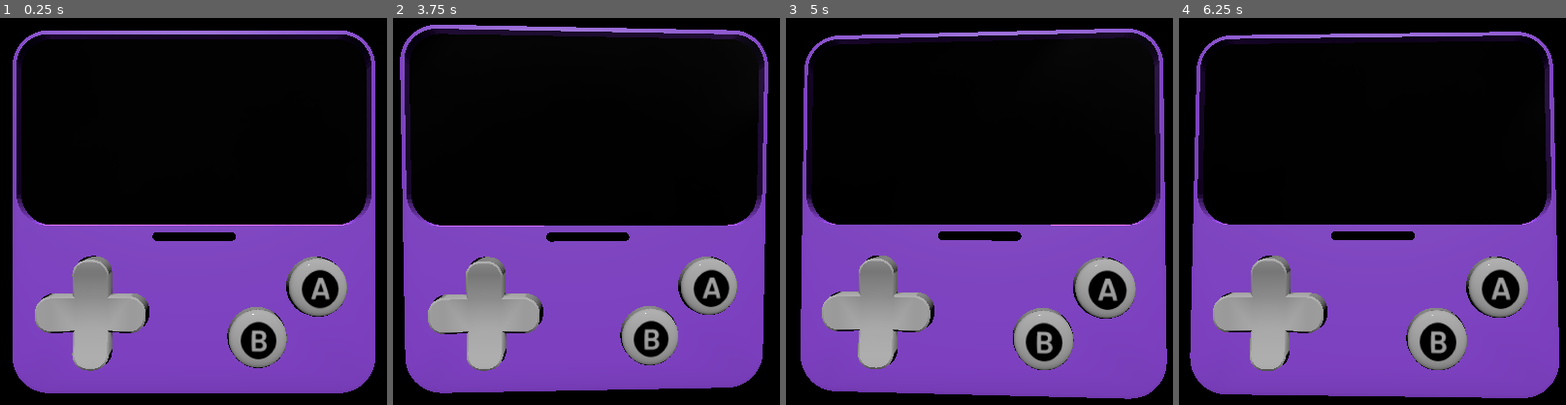
Above: before the commit, frames 1-4 (left to right).
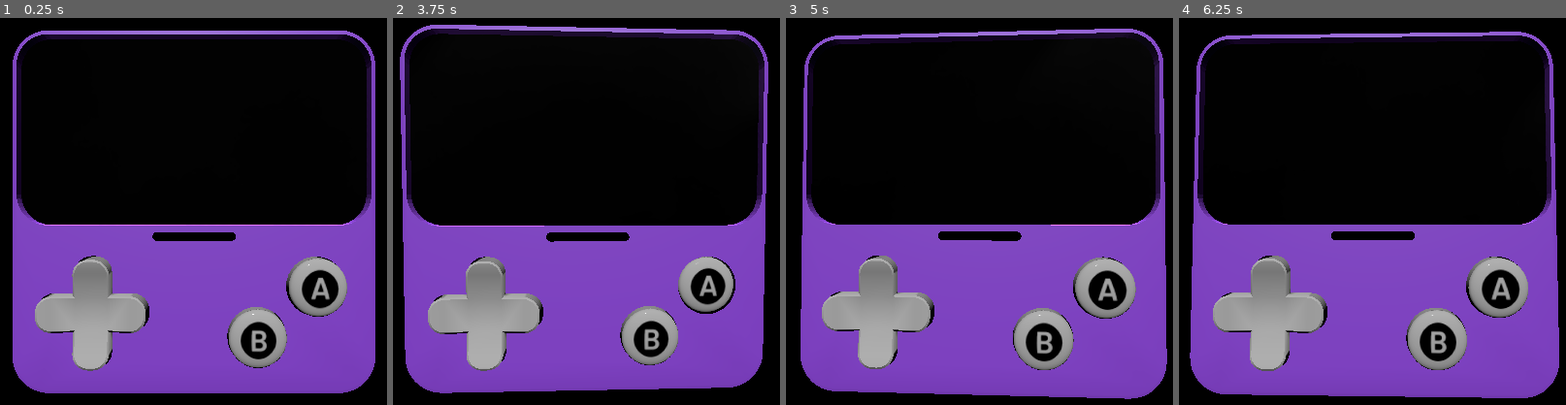
Above: after the commit, the same moments.

Repository: Tralexium/Webb-Chinko
Game: Godot game, scene res://Scenes/Game/game.tscn
Two runs of this game, one before a commit and one after it. Both use one fixed random seed, a clock stepped at 60 frames per second and the inputs below.
Inputs (mouse positions are in pixels of both pictures, inside the frame that each line leads up to):
- Up to frame 1 (0.25 s): no input
- Up to frame 2 (3.75 s): tap Enter at 0.5 s; move the mouse to (694, 188) at 0.52 s; click (694, 188) at 0.67 s; move the mouse to (489, 234) at 1.27 s; click (489, 234) at 1.42 s; move the mouse to (636, 107) at 2.02 s; click (636, 107) at 2.17 s; move the mouse to (563, 308) at 2.77 s; click (563, 308) at 2.92 s; move the mouse to (733, 285) at 3.52 s; click (733, 285) at 3.67 s
- Up to frame 3 (5 s): move the mouse to (836, 137) at 4.27 s; click (836, 137) at 4.42 s
- Up to frame 4 (6.25 s): move the mouse to (1399, 211) at 5.02 s; click (1399, 211) at 5.17 s; move the mouse to (1302, 91) at 5.77 s; click (1302, 91) at 5.92 s

The runs differ from the first frame. In frame 2, 0.8% of the frame differs, in the area x 73-89%, y 61-77%; in frame 3, less than 0.1%; in frame 4, less than 0.1%.

Commit message:
Made the A & B buttons clickable too

Diff:
--- a/Scenes/Game/webboy.gd
+++ b/Scenes/Game/webboy.gd
@@ -12,6 +12,8 @@
 
 @onready var animation_player: AnimationPlayer = $AnimationPlayer
 @onready var d_pad: MeshInstance3D = $DPad
+@onready var a_button: MeshInstance3D = $"A Button"
+@onready var b_button: MeshInstance3D = $"B Button"
 
 
 func _process(delta):
@@ -56,7 +58,7 @@
 
 	if event is InputEventMouseButton:
 		if event.pressed and event.button_index == MOUSE_BUTTON_LEFT:
-			animation_player.stop()
+			animation_player.stop(true)
 			if _angle >= 0.0 and _angle < 90.0:
 				animation_player.play("dpad_left")
 			elif _angle >= 90.0 and _angle < 180.0:
@@ -65,3 +67,29 @@
 				animation_player.play("dpad_right")
 			elif _angle >= 270.0 and _angle < 360.0:
 				animation_player.play("dpad_down")
+
+
+func _on_abutton_mouse_entered() -> void:
+	a_button.material_overlay.set_shader_parameter("outline_width", hover_outline_girth)
+
+func _on_abutton_mouse_exited() -> void:
+	a_button.material_overlay.set_shader_parameter("outline_width", 0.0)
+
+func _on_abutton_input_event(camera: Node, event: InputEvent, position: Vector3, normal: Vector3, shape_idx: int) -> void:
+	if event is InputEventMouseButton:
+		if event.pressed and event.button_index == MOUSE_BUTTON_LEFT:
+			animation_player.stop(true)
+			animation_player.play("a_button")
+
+
+func _on_bbutton_mouse_entered() -> void:
+	b_button.material_overlay.set_shader_parameter("outline_width", hover_outline_girth)
+
+func _on_bbutton_mouse_exited() -> void:
+	b_button.material_overlay.set_shader_parameter("outline_width", 0.0)
+
+func _on_bbutton_input_event(camera: Node, event: InputEvent, position: Vector3, normal: Vector3, shape_idx: int) -> void:
+	if event is InputEventMouseButton:
+		if event.pressed and event.button_index == MOUSE_BUTTON_LEFT:
+			animation_player.stop(true)
+			animation_player.play("b_button")
--- a/Scenes/Game/webboy.tscn
+++ b/Scenes/Game/webboy.tscn
@@ -31,6 +31,13 @@
 
 [sub_resource type="ConcavePolygonShape3D" id="ConcavePolygonShape3D_j86c8"]
 data = PackedVector3Array(-1.6594, 0.4111, 0.4111, -1.6594, -0.4112, -0.4112, -1.6594, 0.4111, -0.4112, -1.6594, 0.4111 …(49631 unchanged characters)…
+
+[sub_resource type="ShaderMaterial" id="ShaderMaterial_tddl7"]
+render_priority = 0
+shader = ExtResource("3_m5hls")
+shader_parameter/outline_color = Color(1, 0.721569, 0, 1)
+shader_parameter/outline_width = 0.0
+shader_parameter/constant_width = true
 
 [sub_resource type="StandardMaterial3D" id="StandardMaterial3D_geg6l"]
 cull_mode = 2
@@ -46,6 +53,13 @@
 
 [sub_resource type="ConcavePolygonShape3D" id="ConcavePolygonShape3D_24etq"]
 data = PackedVector3Array(0.0856, 0.5556, -0.8315, 0.1222, 0.7071, -0.6935, 0.0856, 0.7071, -0.7071, 0.0856, 0.5556, -0 …(43058 unchanged characters)…
+
+[sub_resource type="ShaderMaterial" id="ShaderMaterial_i8m3h"]
+render_priority = 0
+shader = ExtResource("3_m5hls")
+shader_parameter/outline_color = Color(1, 0.721569, 0, 1)
+shader_parameter/outline_width = 0.0
+shader_parameter/constant_width = true
 
 [sub_resource type="StandardMaterial3D" id="StandardMaterial3D_vp6n7"]
 cull_mode = 2
@@ -110,6 +124,30 @@
 "update": 0,
 "values": [Vector3(0, 0, 0)]
 }
+tracks/1/type = "value"
+tracks/1/imported = false
+tracks/1/enabled = true
+tracks/1/path = NodePath("A Button:position")
+tracks/1/interp = 1
+tracks/1/loop_wrap = true
+tracks/1/keys = {
+"times": PackedFloat32Array(0),
+"transitions": PackedFloat32Array(1),
+"update": 0,
+"values": [Vector3(0.124012, -0.40963, -0.669234)]
+}
+tracks/2/type = "value"
+tracks/2/imported = false
+tracks/2/enabled = true
+tracks/2/path = NodePath("B Button:position")
+tracks/2/interp = 1
+tracks/2/loop_wrap = true
+tracks/2/keys = {
+"times": PackedFloat32Array(0),
+"transitions": PackedFloat32Array(1),
+"update": 0,
+"values": [Vector3(0.124012, -0.685095, -0.344838)]
+}
 
 [sub_resource type="Animation" id="Animation_ah0go"]
 resource_name = "dpad_up"
@@ -157,11 +195,45 @@
 "transitions": PackedFloat32Array(0.5, 1),
 "update": 0,
 "values": [Vector3(0, 0, -0.349066), Vector3(0, 0, 0)]
+}
+
+[sub_resource type="Animation" id="Animation_vmiqf"]
+resource_name = "a_button"
+length = 0.3
+tracks/0/type = "value"
+tracks/0/imported = false
+tracks/0/enabled = true
+tracks/0/path = NodePath("A Button:position")
+tracks/0/interp = 1
+tracks/0/loop_wrap = true
+tracks/0/keys = {
+"times": PackedFloat32Array(0, 0.3),
+"transitions": PackedFloat32Array(0.5, 1),
+"update": 0,
+"values": [Vector3(0.06, -0.41, -0.669), Vector3(0.124012, -0.40963, -0.669234)]
+}
+
+[sub_resource type="Animation" id="Animation_snn3h"]
+resource_name = "b_button"
+length = 0.3
+tracks/0/type = "value"
+tracks/0/imported = false
+tracks/0/enabled = true
+tracks/0/path = NodePath("B Button:position")
+tracks/0/interp = 1
+tracks/0/loop_wrap = true
+tracks/0/keys = {
+"times": PackedFloat32Array(0, 0.3),
+"transitions": PackedFloat32Array(0.5, 1),
+"update": 0,
+"values": [Vector3(0.06, -0.685, -0.345), Vector3(0.124012, -0.685095, -0.344838)]
 }
 
 [sub_resource type="AnimationLibrary" id="AnimationLibrary_o56x0"]
 _data = {
 "RESET": SubResource("Animation_ymi8v"),
+"a_button": SubResource("Animation_vmiqf"),
+"b_button": SubResource("Animation_snn3h"),
 "dpad_down": SubResource("Animation_mxlt5"),
 "dpad_left": SubResource("Animation_6cref"),
 "dpad_right": SubResource("Animation_fosof"),
@@ -198,6 +270,7 @@
 shape = SubResource("ConcavePolygonShape3D_j86c8")
 
 [node name="A Button" parent="." index="3"]
+material_overlay = SubResource("ShaderMaterial_tddl7")
 surface_material_override/0 = SubResource("StandardMaterial3D_geg6l")
 
 [node name="Clickable" type="Area3D" parent="A Button" index="0"]
@@ -207,6 +280,7 @@
 shape = SubResource("ConcavePolygonShape3D_24etq")
 
 [node name="B Button" parent="." index="4"]
+material_overlay = SubResource("ShaderMaterial_i8m3h")
 surface_material_override/0 = SubResource("StandardMaterial3D_vp6n7")
 
 [node name="Clickable" type="Area3D" parent="B Button" index="0"]
@@ -232,3 +306,9 @@
 [connection signal="input_event" from="DPad/Clickable" to="." method="_on_dpad_input_event"]
 [connection signal="mouse_entered" from="DPad/Clickable" to="." method="_on_dpad_mouse_entered"]
 [connection signal="mouse_exited" from="DPad/Clickable" to="." method="_on_dpad_mouse_exited"]
+[connection signal="input_event" from="A Button/Clickable" to="." method="_on_abutton_input_event"]
+[connection signal="mouse_entered" from="A Button/Clickable" to="." method="_on_abutton_mouse_entered"]
+[connection signal="mouse_exited" from="A Button/Clickable" to="." method="_on_abutton_mouse_exited"]
+[connection signal="input_event" from="B Button/Clickable" to="." method="_on_bbutton_input_event"]
+[connection signal="mouse_entered" from="B Button/Clickable" to="." method="_on_bbutton_mouse_entered"]
+[connection signal="mouse_exited" from="B Button/Clickable" to="." method="_on_bbutton_mouse_exited"]
Not shown: 1 places in Scenes/Game/webboy.tscn that only renumber resources
